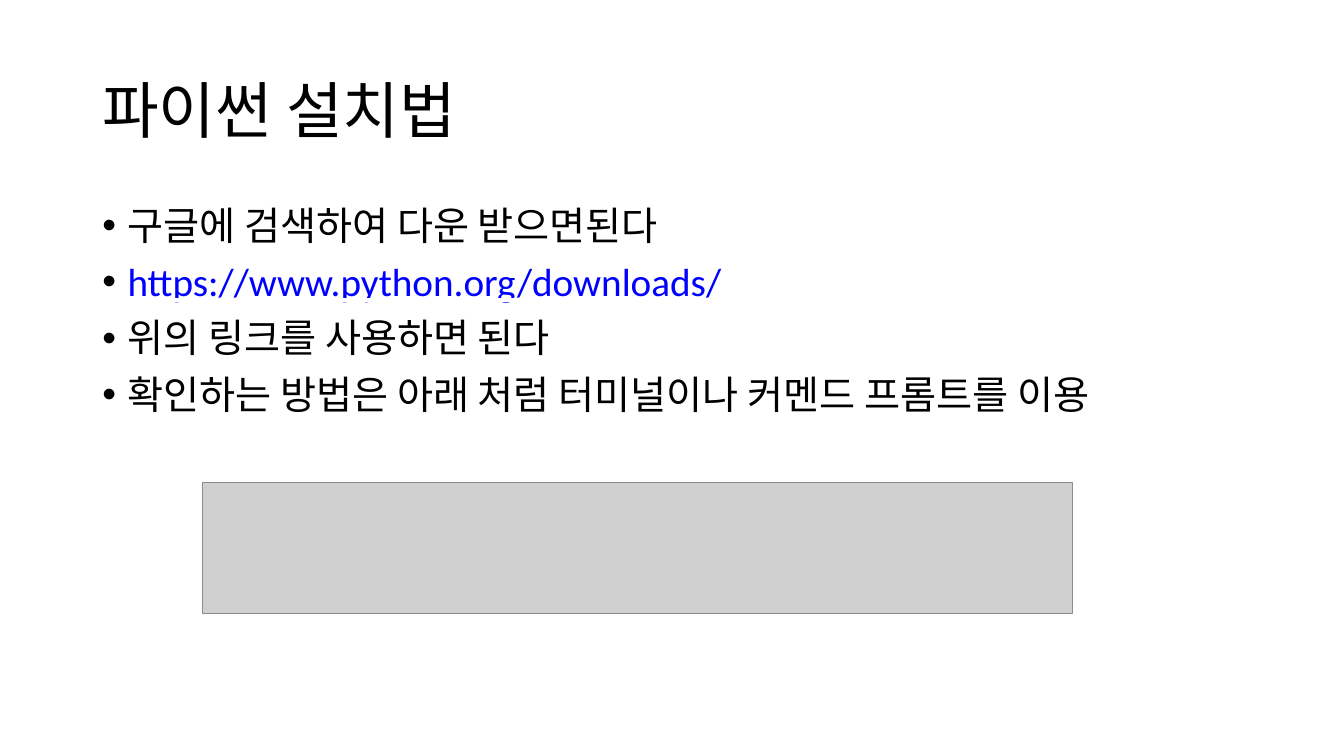
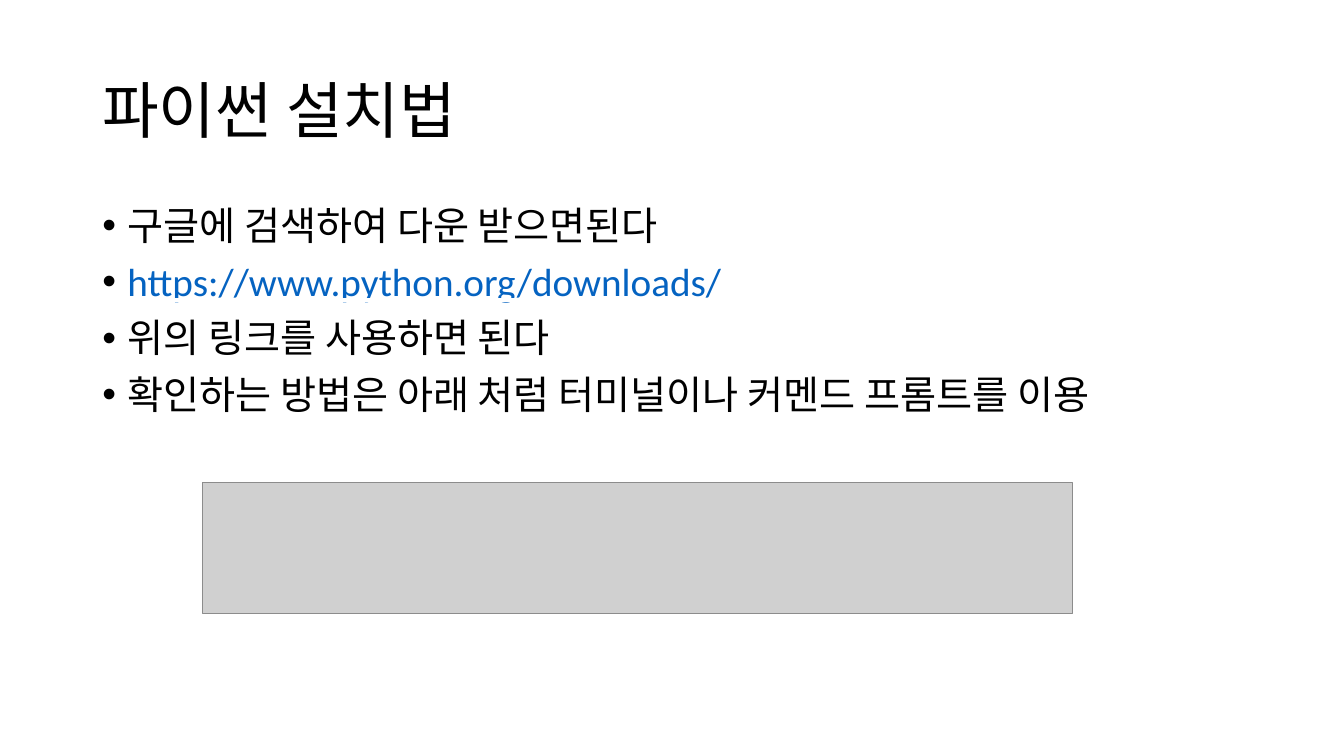
Before and after one commit to KERT-core/pythonEdu, a slide deck: slide 6 of chapter1/파이썬 웹 파싱 기초.pptx (slide 5 before the commit). Drawn at 1344x756 pixels with LibreOffice and Linux fonts; fonts in the diff are those of the drawing; grey boxes stand for pictures. Boxes give left, top, right and bottom in pixels: in the first picture for what was removed or moved away, otherwise in the second. Text is boxed around its words. In the diff, an @@ line names an element or a change of style, - is before the commit and + after.

```diff
--- a/chapter1/파이썬 웹 파싱 기초.pptx
+++ b/chapter1/파이썬 웹 파싱 기초.pptx
@@ text at [127,268,721,303]: text colour #0000FF to #0563C1 in "https://www.python.org/downloads/" @@
```
Also in this commit, not shown: 3 other slides changed, 1 slide added.
